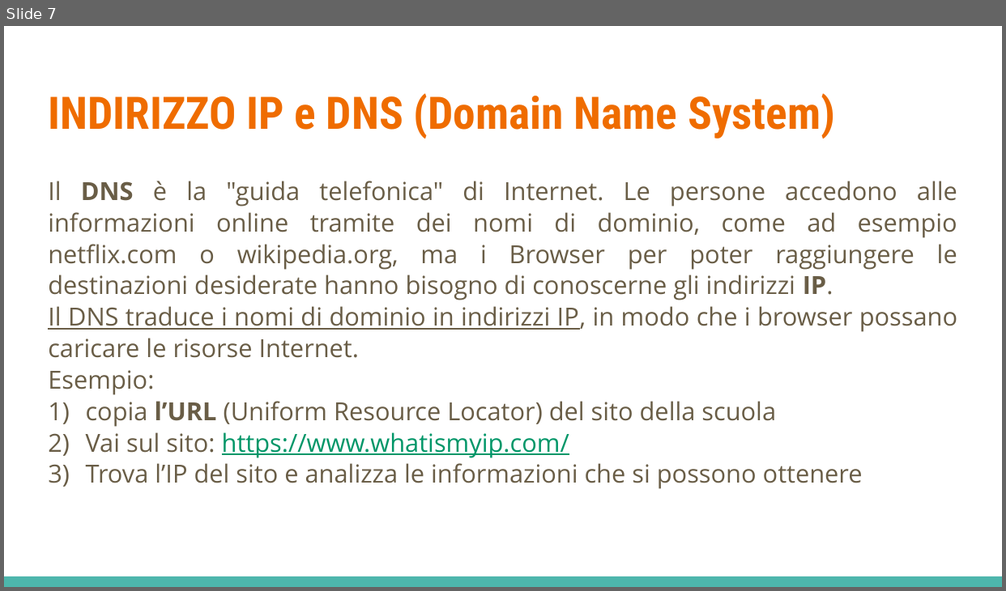
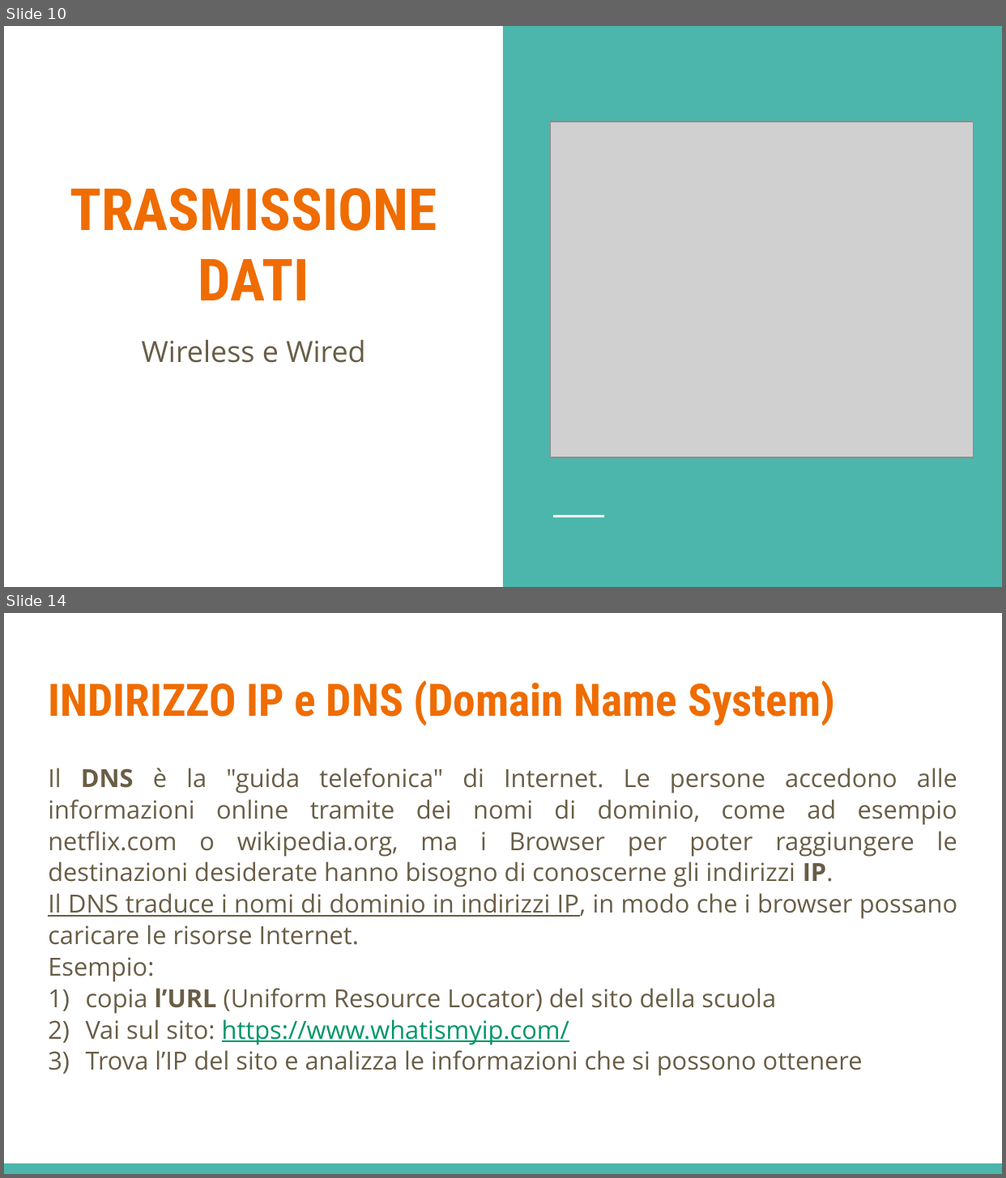
Before and after one commit to LeleCazza/LeleCazza.github.io, a slide deck: reti_informatiche/materiale/lezione_1_reti_introduzione.pptx. Shown one above the other, each under a label of ours: slide 7 before the commit, slides 10 and 14 after it; the slides between them are not shown. The pictures are 1006x591 and 1006x1178 pixels, drawn with LibreOffice and Linux fonts; fonts in the diff are those of the drawing; grey boxes stand for pictures. Boxes give left, top, right and bottom in pixels: in the first picture for what was removed or moved away, otherwise in the second. Text is boxed around its words. In the diff, an @@ line names an element or a change of style, - is before the commit and + after.

```diff
--- a/reti_informatiche/materiale/lezione_1_reti_introduzione.pptx
+++ b/reti_informatiche/materiale/lezione_1_reti_introduzione.pptx
@@ slide 10 added at (x1=4, y1=26, x2=1002, y2=587), background #FFFFFF @@
@@ rectangle added at (x1=503, y1=26, x2=1002, y2=587), fill #4DB6AC @@
@@ picture added at (x1=551, y1=122, x2=973, y2=458) @@
@@ title added at (x1=70, y1=188, x2=437, y2=301), 42 pt, text #EF6C00, bold @@
+TRASMISSIONE DATI
@@ subtitle added at (x1=142, y1=339, x2=365, y2=363), 21 pt, text #695D46 @@
+Wireless e Wired
@@ line added from (553, 517) to (603, 517), #FFFFFF 1.5 pt @@
@@ what was slide 7 is now slide 14 @@
```
Also in this commit, not shown: 6 slides changed, 7 other slides added, 2 slides removed, 1 other file.
